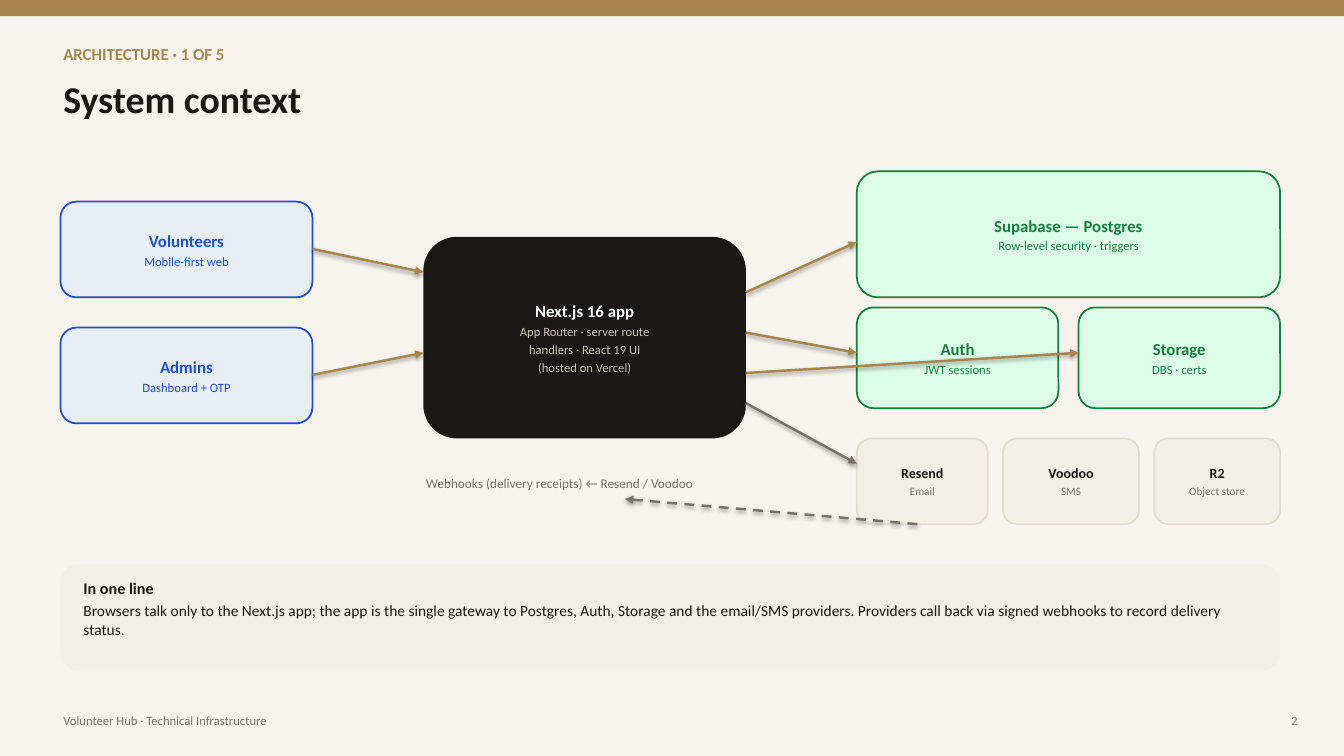
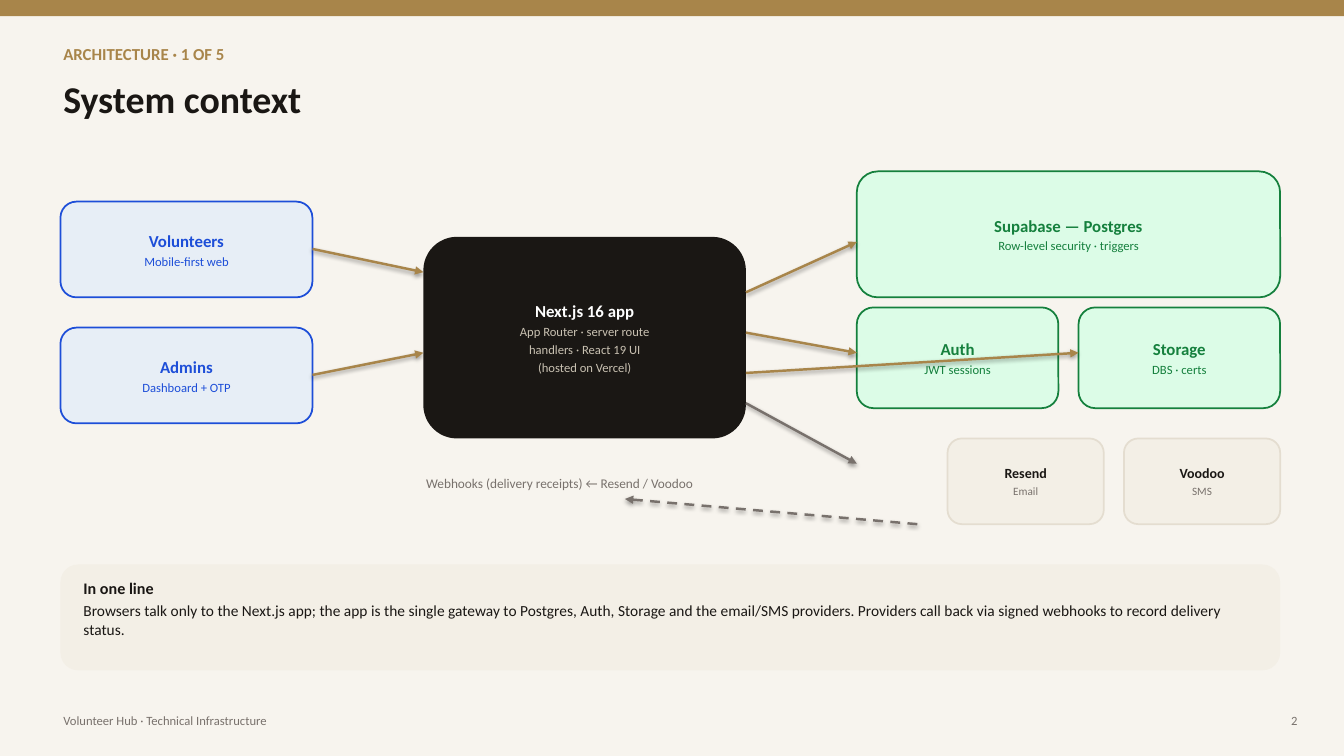
Before and after one commit to LEYITLTD/leyit-volunteer-hub, a slide deck: slide 3 of presentations/Volunteer-Hub-Infrastructure.pptx. Drawn at 1344x756 pixels with LibreOffice and Linux fonts; fonts in the diff are those of the drawing. Boxes give left, top, right and bottom in pixels: in the first picture for what was removed or moved away, otherwise in the second. Text is boxed around its words. In the diff, an @@ line names an element or a change of style, - is before the commit and + after.

```diff
--- a/presentations/Volunteer-Hub-Infrastructure.pptx
+++ b/presentations/Volunteer-Hub-Infrastructure.pptx
@@ rounded rectangle removed at (x1=857, y1=439, x2=988, y2=524) @@
@@ rounded rectangle resized from (x1=1003, y1=439, x2=1139, y2=524) to (x1=948, y1=439, x2=1104, y2=524) @@
@@ text "Resend" moved from (x1=901, y1=468, x2=943, y2=495) to (x1=1005, y1=468, x2=1047, y2=495) @@
@@ rounded rectangle resized from (x1=1154, y1=439, x2=1280, y2=524) to (x1=1124, y1=439, x2=1280, y2=524) @@
@@ text "Voodoo" moved from (x1=1048, y1=468, x2=1093, y2=495) to (x1=1180, y1=468, x2=1225, y2=495) @@
@@ text removed at (x1=1189, y1=469, x2=1245, y2=497) @@
-R2
-Object store
```
Also in this commit, not shown: 1 other slide changed, 3 other files.
